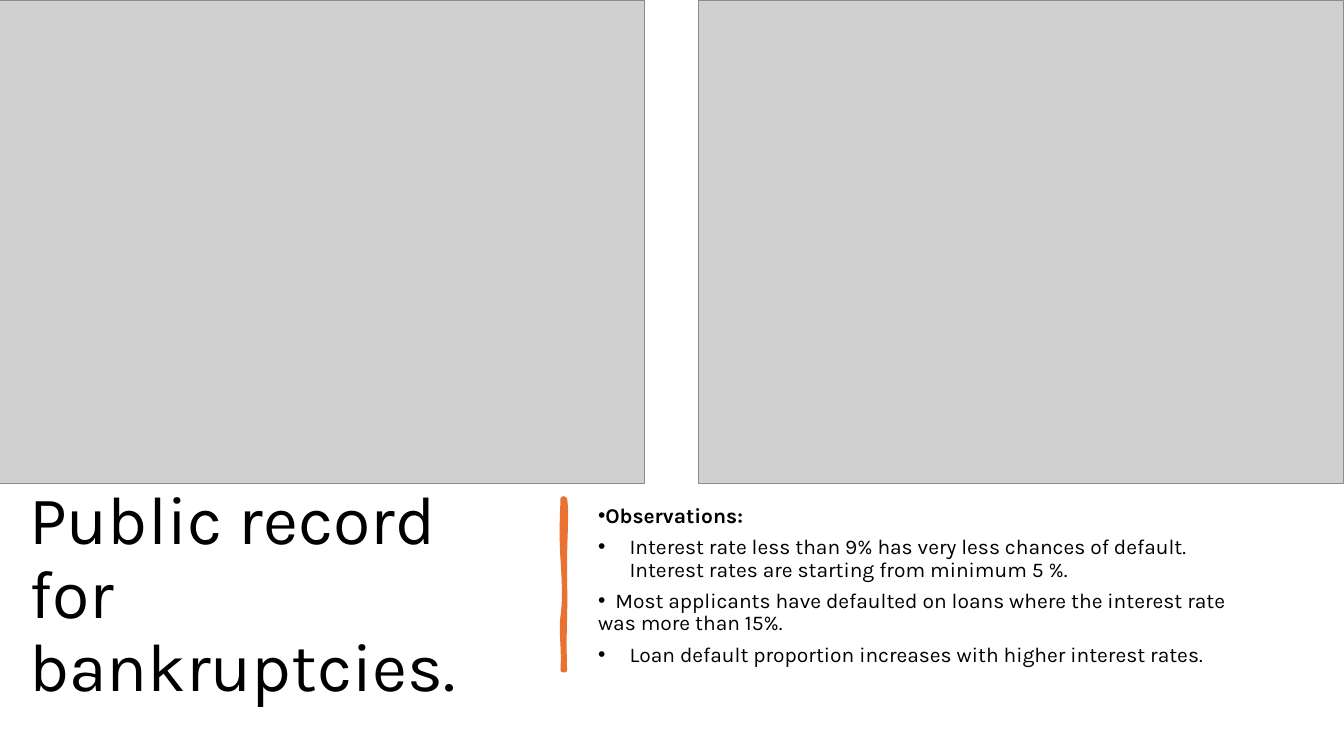
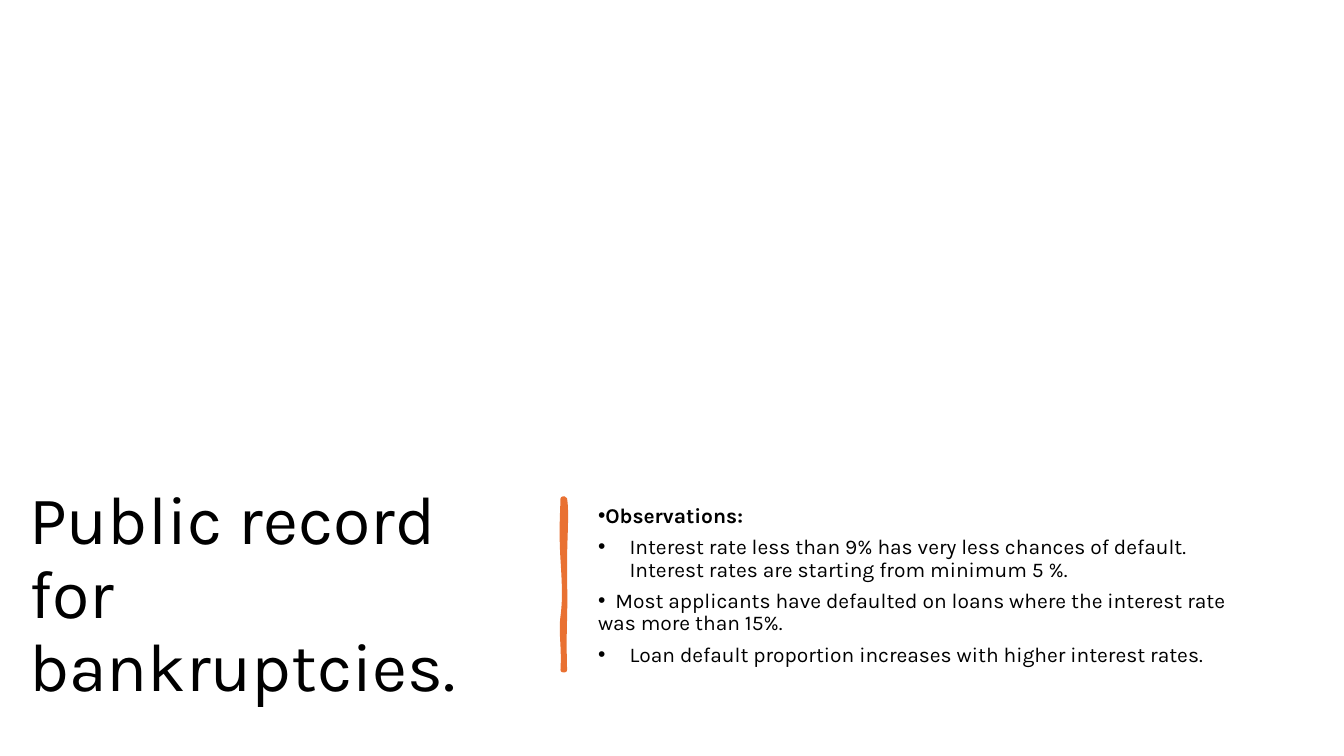
Before and after one commit to cyberpirate92/lending-club-case-study, a slide deck: slide 10 of Lending Club Case Study.pptx. Drawn at 1344x756 pixels with LibreOffice and Linux fonts; fonts in the diff are those of the drawing; grey boxes stand for pictures. Boxes give left, top, right and bottom in pixels: in the first picture for what was removed or moved away, otherwise in the second. Text is boxed around its words. In the diff, an @@ line names an element or a change of style, - is before the commit and + after.

```diff
--- a/Lending Club Case Study.pptx
+++ b/Lending Club Case Study.pptx
@@ picture removed at [0, 0, 645, 484] @@
@@ picture removed at [699, 0, 1344, 484] @@
```
Also in this commit, not shown: 3 other slides changed, 4 slides added, 4 slides removed, 1 other file.
